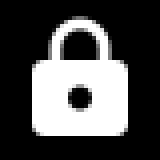
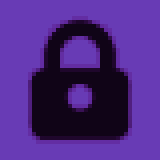
Before/after of a 160 × 160 layered artwork. What changed in the layer stack:
hid "icon" (1st of 2) over left=32, top=16, right=128, bottom=136
hid "background" (1st of 2) over left=0, top=0, right=160, bottom=160
showed "icon" (2nd of 2), painted on it over left=28, top=16, right=132, bottom=144
showed "background" (2nd of 2), painted on it over left=0, top=0, right=160, bottom=160
